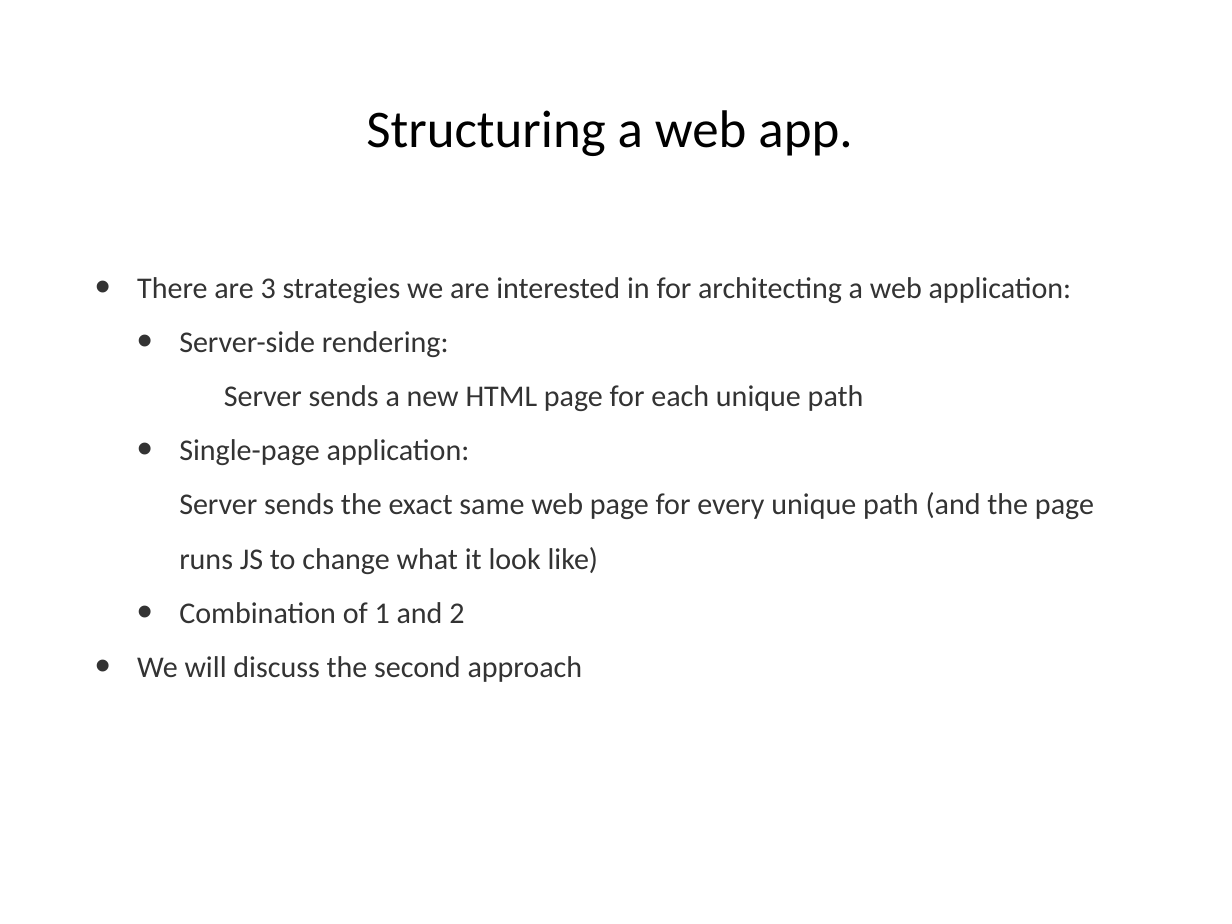
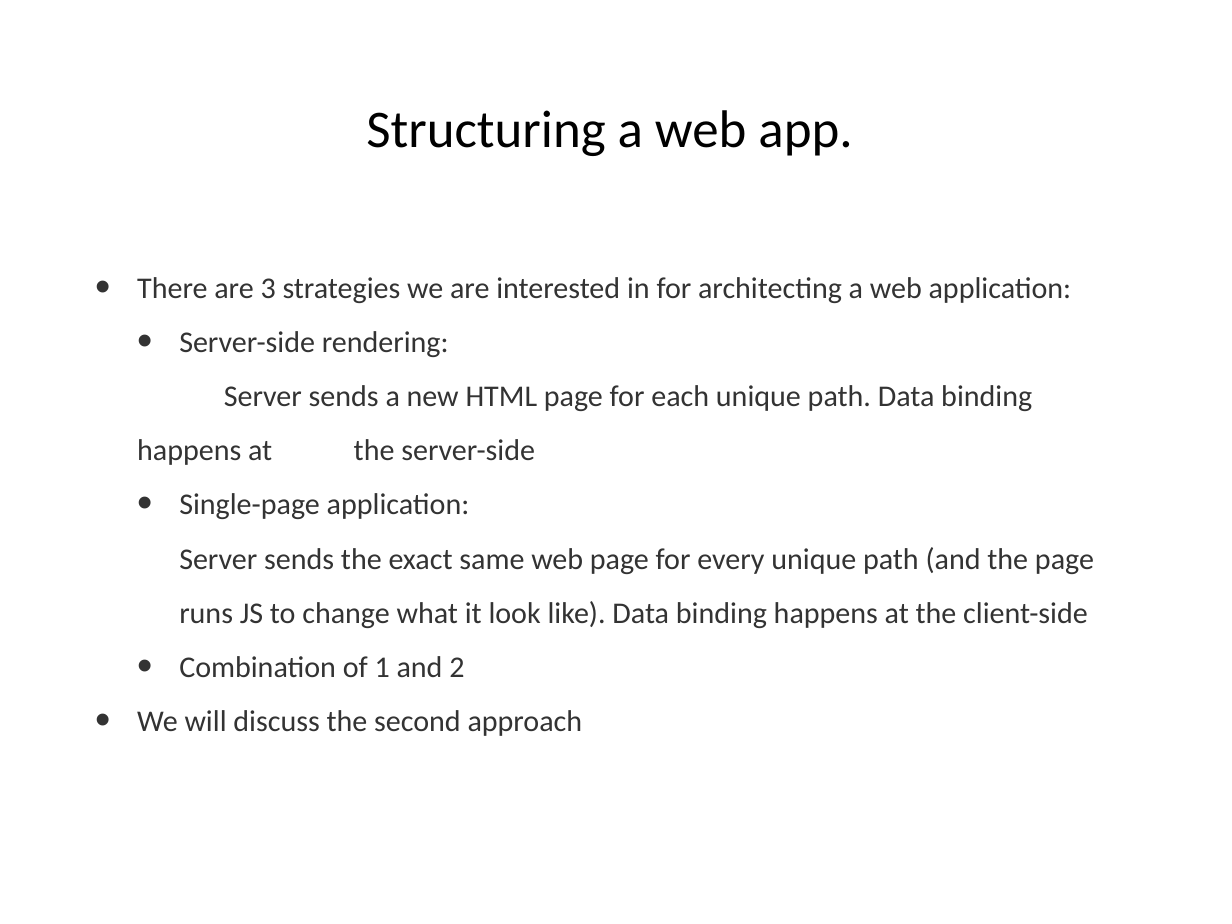
Before and after one commit to hogeschool/Development--Web, a slide deck: slide 3 of Lesson5/Lesson5.pptx. Drawn at 1232x924 pixels with LibreOffice and Linux fonts; fonts in the diff are those of the drawing. Boxes give left, top, right and bottom in pixels: in the first picture for what was removed or moved away, otherwise in the second. Text is boxed around its words. In the diff, an @@ line names an element or a change of style, - is before the commit and + after.

```diff
--- a/Lesson5/Lesson5.pptx
+++ b/Lesson5/Lesson5.pptx
@@ text at (x1=137, y1=385, x2=1094, y2=628): text changed @@
-  Server sends a new HTML page for each unique path
-  • Single-page application:
-    Server sends the exact same web page for every unique path (and the page runs JS to change what it look like)
+  Server sends a new HTML page for each unique path. Data binding happens at the server-side
+  • Single-page application:
+    Server sends the exact same web page for every unique path (and the page runs JS to change what it look like). Data binding happens at the client-side
```
Also in this commit, not shown: 5 other slides changed, 1 other file.
